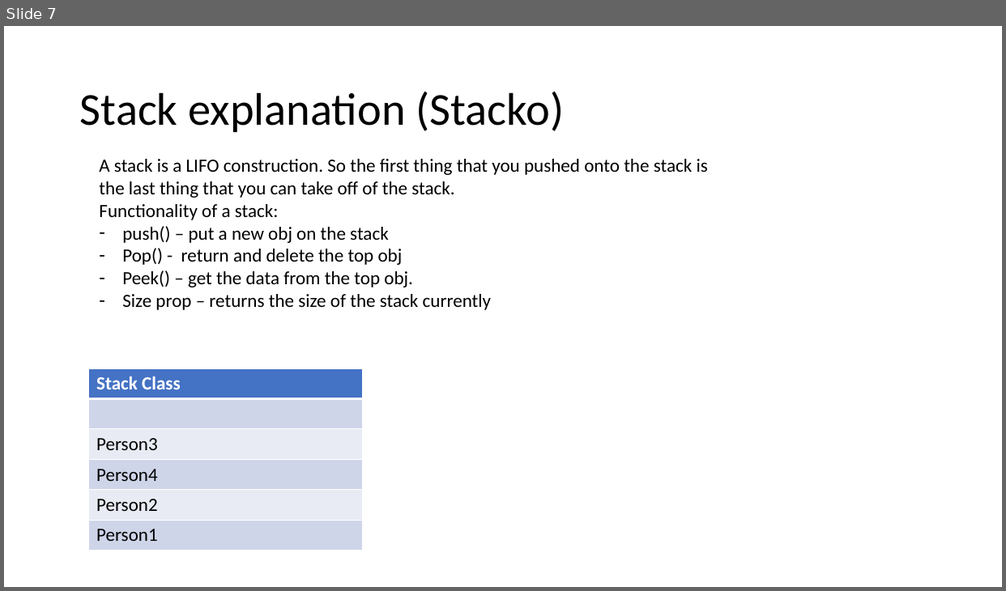
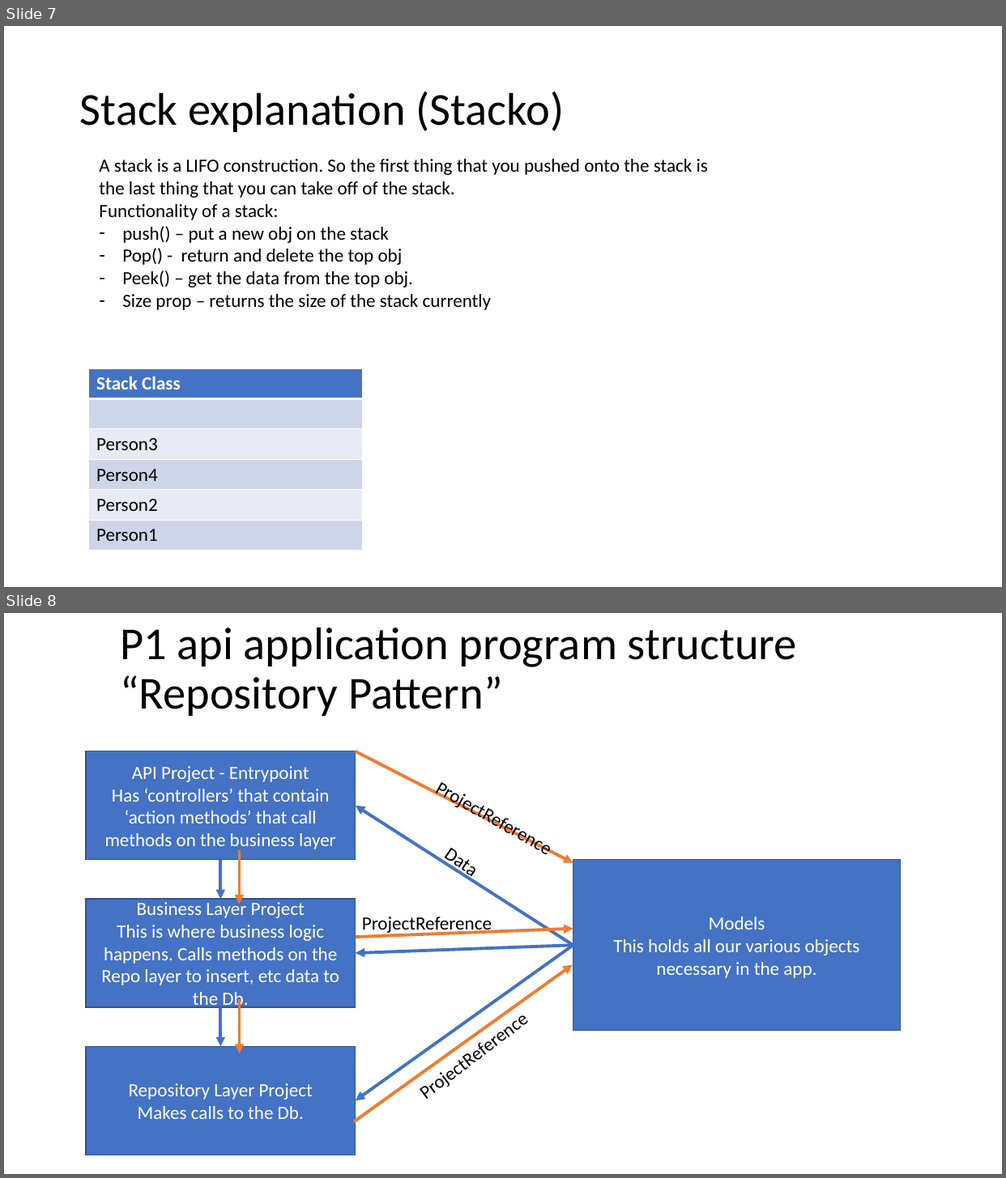
Before and after one commit to 221114-NET/trainer_code, a slide deck: resources/MarksDrawrings.pptx. Shown one above the other, each under a label of ours: slide 7 before the commit, slides 7 and 8 after it. The pictures are 1006x591 and 1006x1178 pixels, drawn with LibreOffice and Linux fonts; fonts in the diff are those of the drawing. Boxes give left, top, right and bottom in pixels: in the first picture for what was removed or moved away, otherwise in the second. Text is boxed around its words. In the diff, an @@ line names an element or a change of style, - is before the commit and + after.

```diff
--- a/resources/MarksDrawrings.pptx
+++ b/resources/MarksDrawrings.pptx
@@ slide 8 added at (x1=4, y1=613, x2=1002, y2=1174), background #FFFFFF @@
@@ title added at (x1=120, y1=627, x2=797, y2=716), 44 pt, text #000000 @@
+P1 api application program structure
+“Repository Pattern”
@@ rectangle added at (x1=86, y1=752, x2=355, y2=860), fill #4472C4, outline #325491 1 pt, 18 pt, text #FFFFFF @@
+API Project - Entrypoint
+Has ‘controllers’ that contain ‘action methods’ that call methods on the business layer
@@ arrow added from (355, 752) to (573, 863), #ED7D31 3 pt @@
@@ text added at (x1=424, y1=769, x2=581, y2=875), 18 pt, text #000000 @@
+ProjectReference
@@ arrow added from (573, 945) to (355, 806), #4472C4 3 pt @@
@@ arrow added from (239, 850) to (239, 905), #ED7D31 3 pt @@
@@ arrow added from (220, 860) to (220, 899), #4472C4 3 pt @@
@@ rectangle added at (x1=573, y1=860, x2=900, y2=1031), fill #4472C4, outline #325491 1 pt, 18 pt, text #FFFFFF @@
+Models
+This holds all our various objects necessary in the app.
@@ rectangle added at (x1=86, y1=899, x2=355, y2=1007), fill #4472C4, outline #325491 1 pt, 18 pt, text #FFFFFF @@
+Business Layer Project
+This is where business logic happens. Calls methods on the Repo layer to insert, etc data to the Db.
@@ text added at (x1=362, y1=917, x2=492, y2=935), 18 pt, text #000000 @@
+ProjectReference
@@ arrow added from (573, 945) to (355, 954), #4472C4 3 pt @@
@@ arrow added from (573, 945) to (355, 1101), #4472C4 3 pt @@
@@ arrow added from (355, 937) to (573, 929), #ED7D31 3 pt @@
@@ text added at (x1=286, y1=969, x2=319, y2=982), 18 pt, text #000000 @@
+Data
@@ arrow added from (355, 1122) to (573, 965), #ED7D31 3 pt @@
@@ arrow added from (239, 999) to (239, 1054), #ED7D31 3 pt @@
@@ text added at (x1=407, y1=988, x2=555, y2=1110), 18 pt, text #000000 @@
+ProjectReference
@@ arrow added from (220, 1007) to (220, 1046), #4472C4 3 pt @@
@@ rectangle added at (x1=86, y1=1046, x2=355, y2=1155), fill #4472C4, outline #325491 1 pt, 18 pt, text #FFFFFF @@
+Repository Layer Project
+Makes calls to the Db.
```
Also in this commit, not shown: 14 other files.
